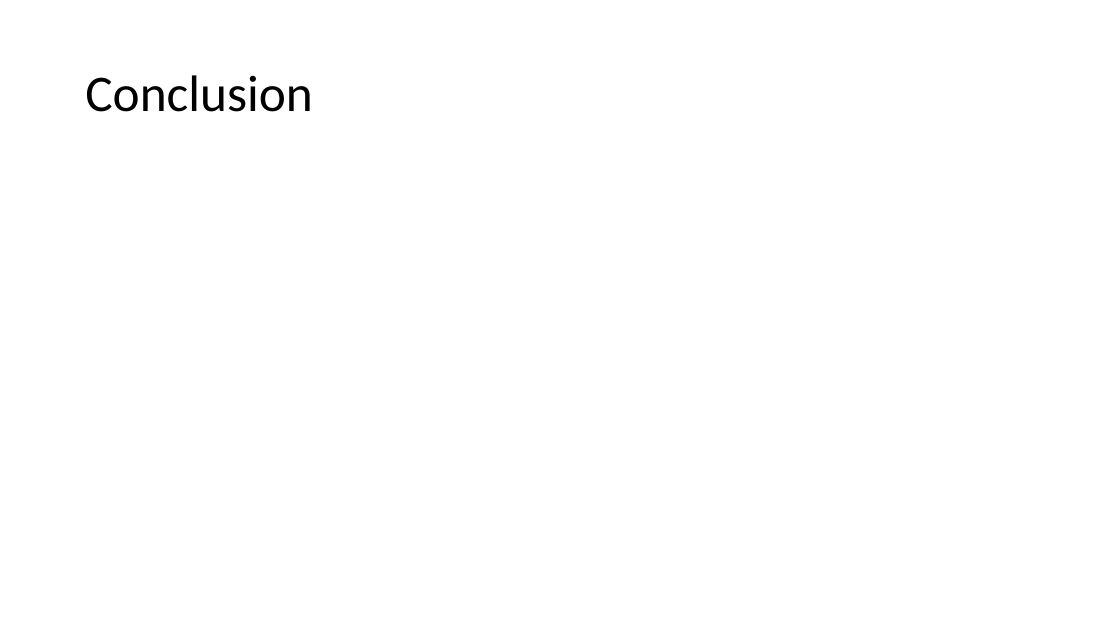
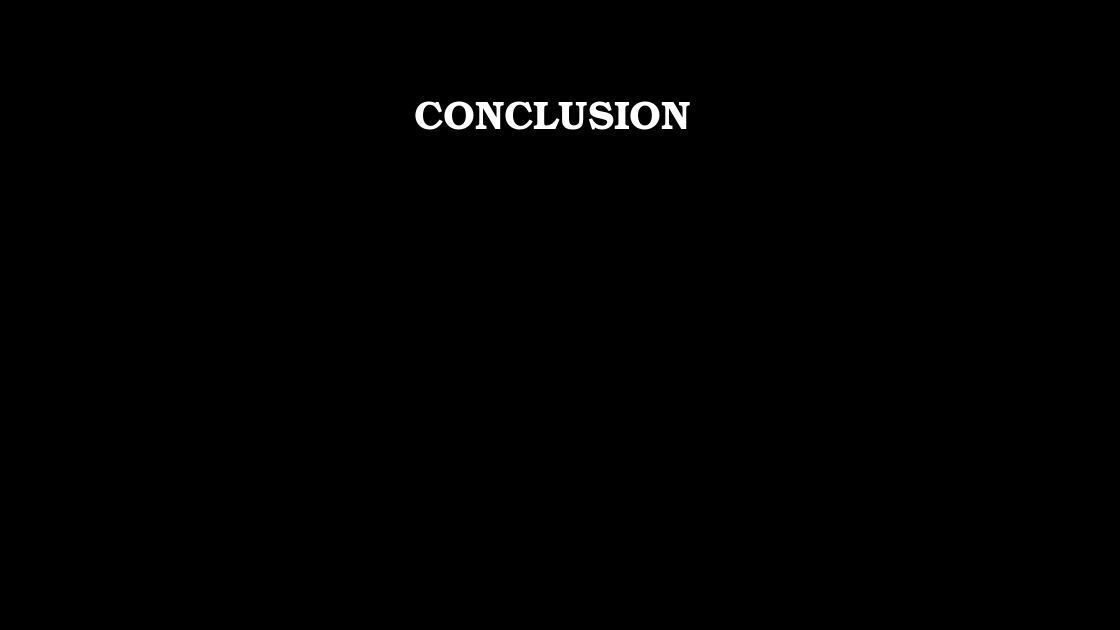
Before and after one commit to pratha19/Hourly_Energy_Consumption_Prediction, a slide deck: slide 18 of Capstone1_SDGE_ML.pptx (slide 15 before the commit). Drawn at 1120x630 pixels with LibreOffice and Linux fonts; fonts in the diff are those of the drawing; background and template pictures are left out. Boxes give left, top, right and bottom in pixels: in the first picture for what was removed or moved away, otherwise in the second. Text is boxed around its words. In the diff, an @@ line names an element or a change of style, - is before the commit and + after.

```diff
--- a/Capstone1_SDGE_ML.pptx
+++ b/Capstone1_SDGE_ML.pptx
@@ background #FFFFFF to picture (left out) @@
@@ title at [414, 101, 691, 130]: text changed; size 44 to 34 pt; font Calibri to TeX Gyre Bonum; text colour #000000 to #FFFFFF; bold on @@
-Conclusion
+CONCLUSION
```
Also in this commit, not shown: 11 other slides changed, 6 slides added, 3 slides removed, 1 other file.
